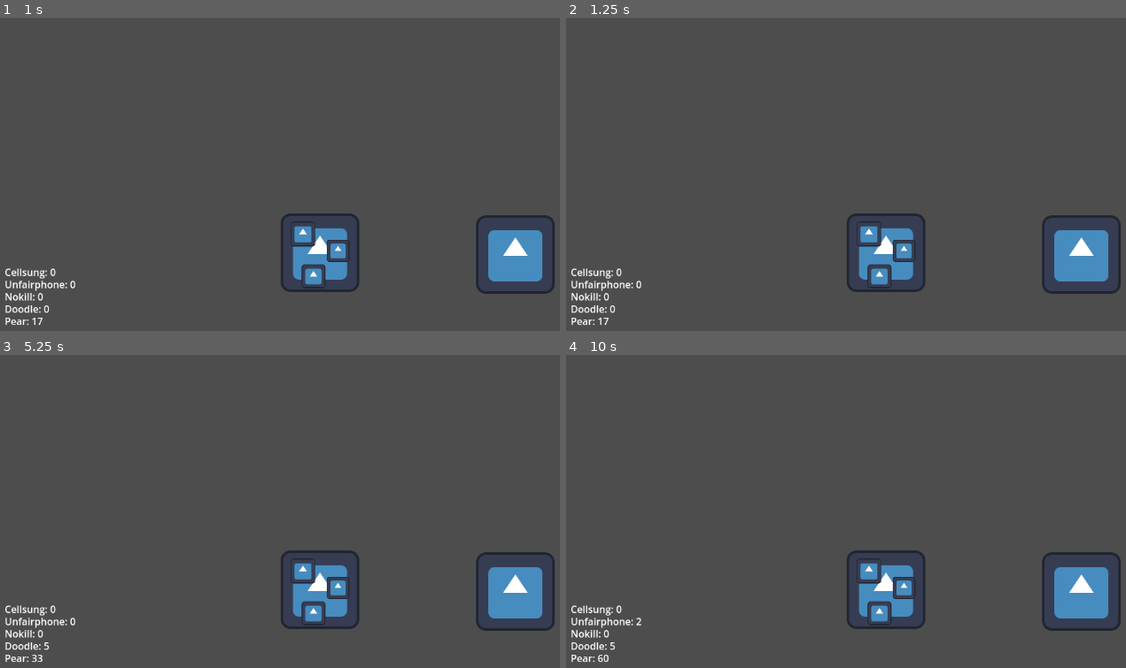
Above: before the commit, frames 1-4 (two rows, left to right).
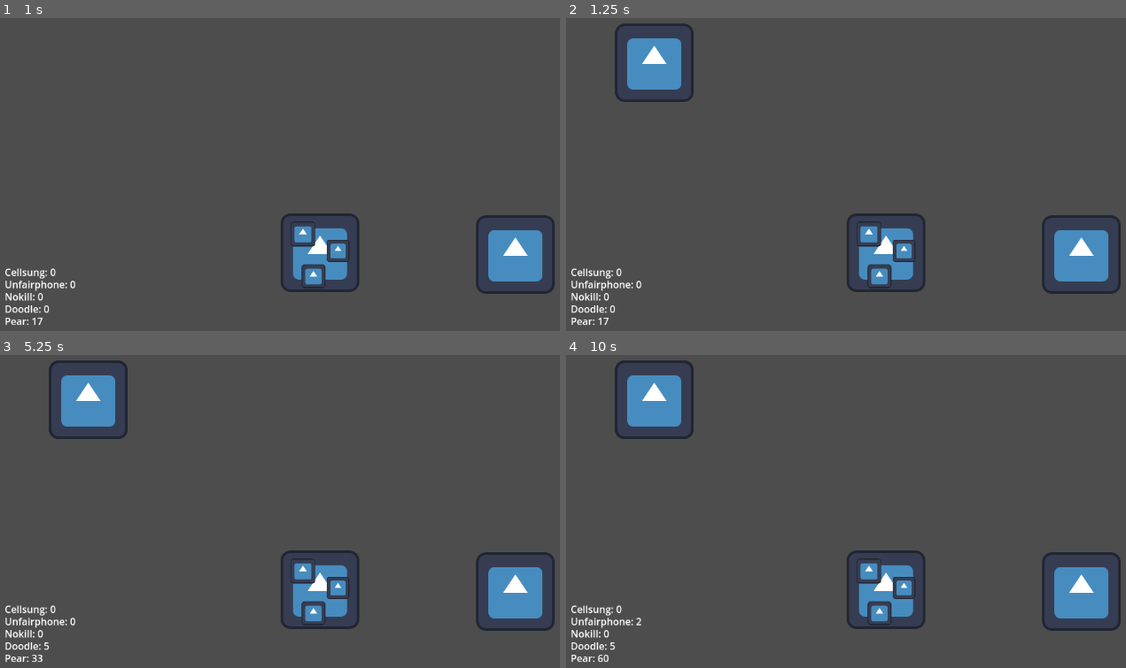
Above: after the commit, the same moments.

Repository: ValetNoir/trijam-354
Game: Godot game, scene res://CellSung.tscn
Two runs of this game, one before a commit and one after it. Both use one fixed random seed, a clock stepped at 60 frames per second and the inputs below. The engine's default icon, where the game draws it, is replaced by a stand-in: a white triangle on a blue panel in a dark square.
Inputs (mouse positions are in pixels of both pictures, inside the frame that each line leads up to):
- Up to frame 1 (1 s): tap Enter at 0.5 s; move the mouse to (509, 118) at 0.52 s; click (509, 118) at 0.6 s
- Up to frame 2 (1.25 s): no input
- Up to frame 3 (5.25 s): move the mouse to (207, 492) at 1.27 s; right-click (207, 492) at 1.35 s; tap Space at 2, 3.5, 5 s; move the mouse to (420, 386) at 2.02 s; click (420, 386) at 2.1 s; tap Enter at 2.75, 4.25 s; move the mouse to (313, 552) at 2.77 s; right-click (313, 552) at 2.85 s; move the mouse to (outside the picture) at 3.52 s; click (outside the picture) at 3.6 s; move the mouse to (140, 414) at 4.27 s; right-click (140, 414) at 4.35 s; move the mouse to (386, 473) at 5.02 s; click (386, 473) at 5.1 s
- Up to frame 4 (10 s): move the mouse to (812, 373) at 5.77 s; right-click (812, 373) at 5.85 s; move the mouse to (1075, 455) at 6.52 s; click (1075, 455) at 6.6 s; move the mouse to (773, 492) at 7.27 s; right-click (773, 492) at 7.35 s; move the mouse to (986, 386) at 8.02 s; click (986, 386) at 8.1 s; move the mouse to (879, 552) at 8.77 s; right-click (879, 552) at 8.85 s; move the mouse to (outside the picture) at 9.52 s; click (outside the picture) at 9.6 s

Frame 1 is identical in both runs. In frame 2, 2.0% of the frame differs, in the area x 8-23%, y 1-27%; in frame 3, 2.0%; in frame 4, 2.0%.

Commit message:
summoning

Diff:
--- a/Scripts/Component.gd
+++ b/Scripts/Component.gd
@@ -1,7 +1,7 @@
 class_name Component
 extends Node2D
 
-enum Types {COMP_1, COMP_2, COMP_3}
+enum Types {Cap, System, Core, Bottom}
 
 @export var type:Types
 @export var orientation:int
@@ -10,9 +10,12 @@
 @export var money_reward:int
 
 var is_dragged:bool = false
-var rotationInt: int = 0
 var slotDrop:Slot
 var is_on_slot:bool = false
+var rng = RandomNumberGenerator.new()
+
+func _ready() -> void:
+	type = randi_range(0, Types.size() - 1)
 
 func is_valid(type:Types, orientation:int):
 	return type == self.type && orientation == self.orientation
@@ -31,4 +34,4 @@
 	if self.rotation_degrees >= 360.0:
 		self.rotation_degrees = 0.0
 	self.rotation_degrees += 90.0
-	rotationInt = self.rotation_degrees/90
+	orientation = self.rotation_degrees/90
--- a/Scripts/GameManager.gd
+++ b/Scripts/GameManager.gd
@@ -5,13 +5,22 @@
 @export var cell:Cell
 @export var player_company:Company
 
+var time_before_new_comp: float = 0
+var time_for_new_comp: float = 1
+var comp = preload("res://Prefabs/component.tscn")
 # Called when the node enters the scene tree for the first time.
 func _ready() -> void:
 	pass # Replace with function body.
 
 # Called every frame. 'delta' is the elapsed time since the previous frame.
 func _process(delta:float) -> void:
-	pass
+	if (time_for_new_comp <= time_before_new_comp):
+		var new_comp = comp.instantiate()
+		add_child(new_comp)
+		new_comp.position = Vector2(148.0,203.0)
+		print_debug(new_comp.position)
+		time_before_new_comp = 0
+	time_before_new_comp += delta
 
 func _on_cell_completed() -> void:
 	if cell.is_exploding():
